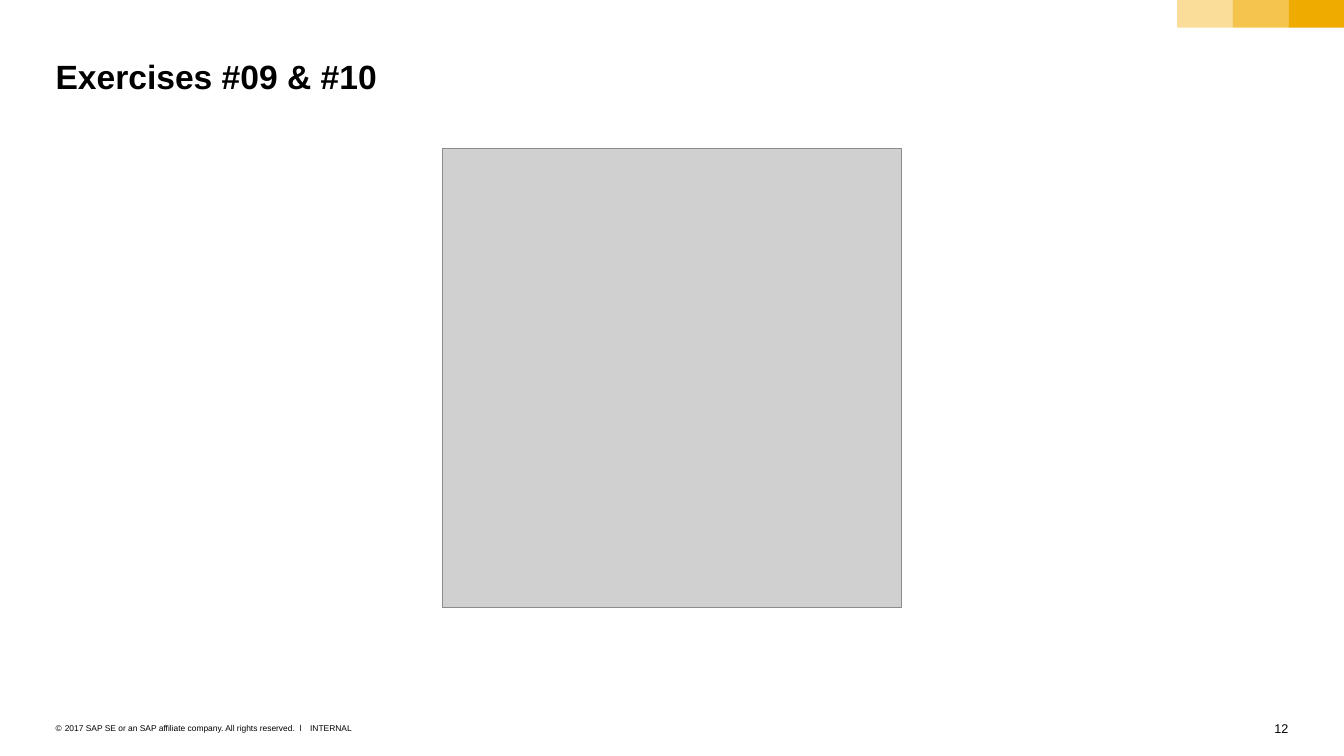
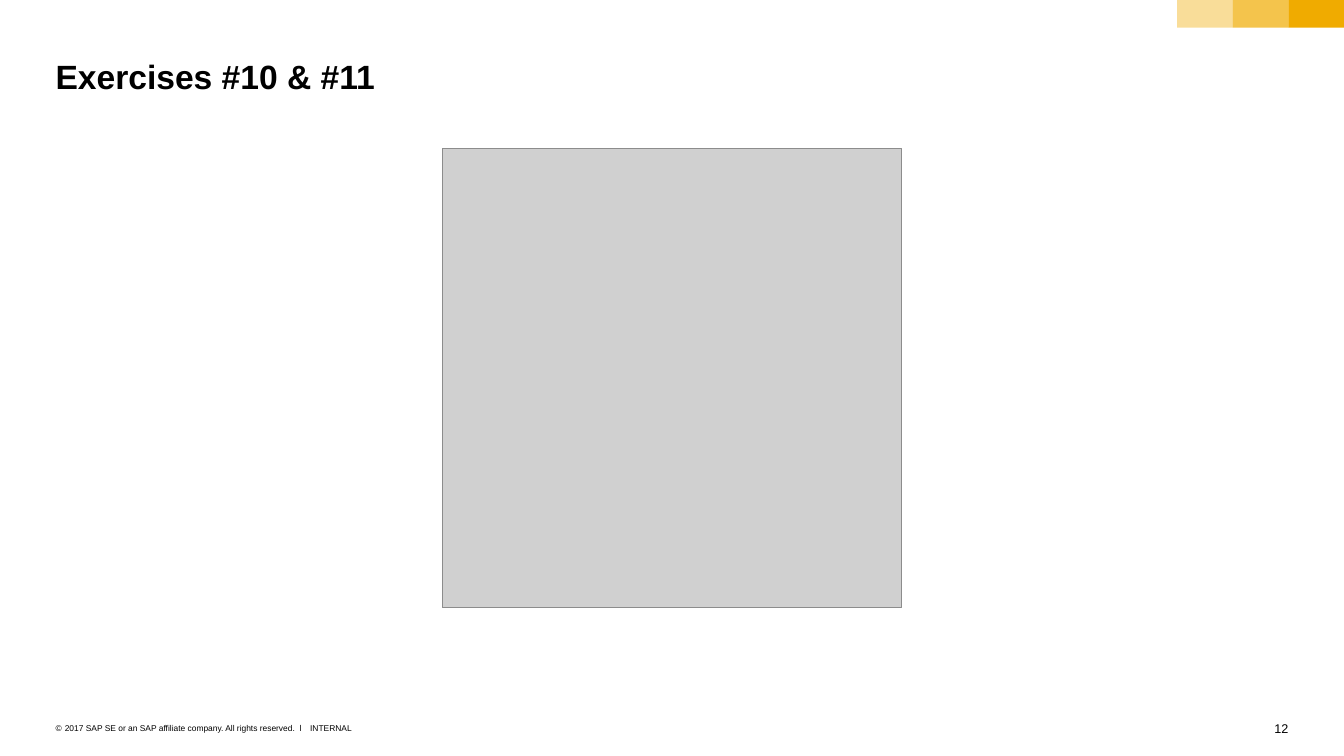
Before and after one commit to cuijiyao01/docker-k8s-training, a slide deck: slide 12 of kubernetes/12_helm.pptx. Drawn at 1344x756 pixels with LibreOffice and Linux fonts; fonts in the diff are those of the drawing; grey boxes stand for pictures. Boxes give left, top, right and bottom in pixels: in the first picture for what was removed or moved away, otherwise in the second. Text is boxed around its words. In the diff, an @@ line names an element or a change of style, - is before the commit and + after.

Commit message:
fixed exercise numbering

```diff
--- a/kubernetes/12_helm.pptx
+++ b/kubernetes/12_helm.pptx
@@ title at (x1=56, y1=64, x2=375, y2=90): text changed @@
-Exercises #09 & #10
+Exercises #10 & #11
```
Also in this commit, not shown: 3 other files.
